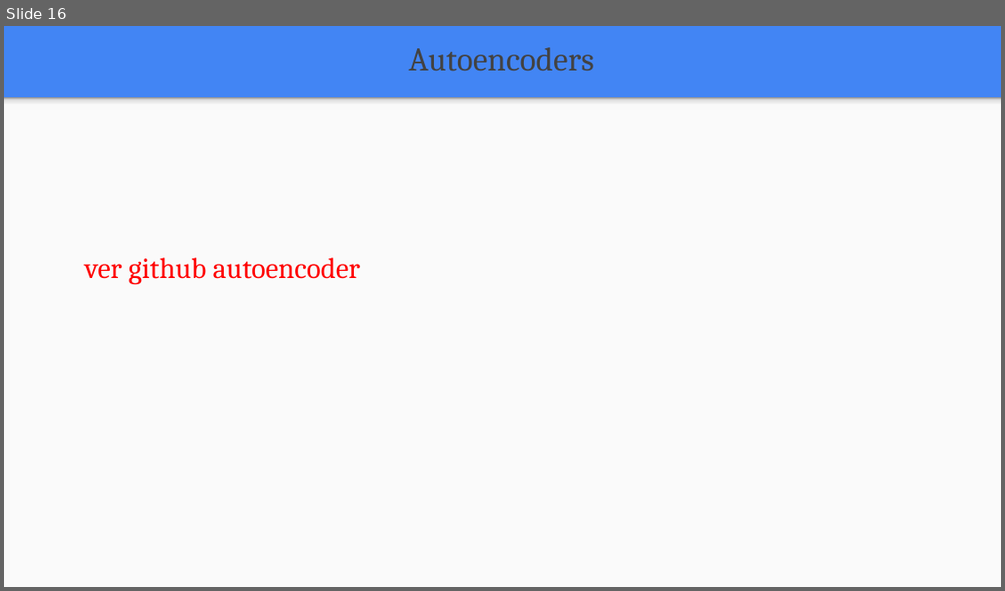
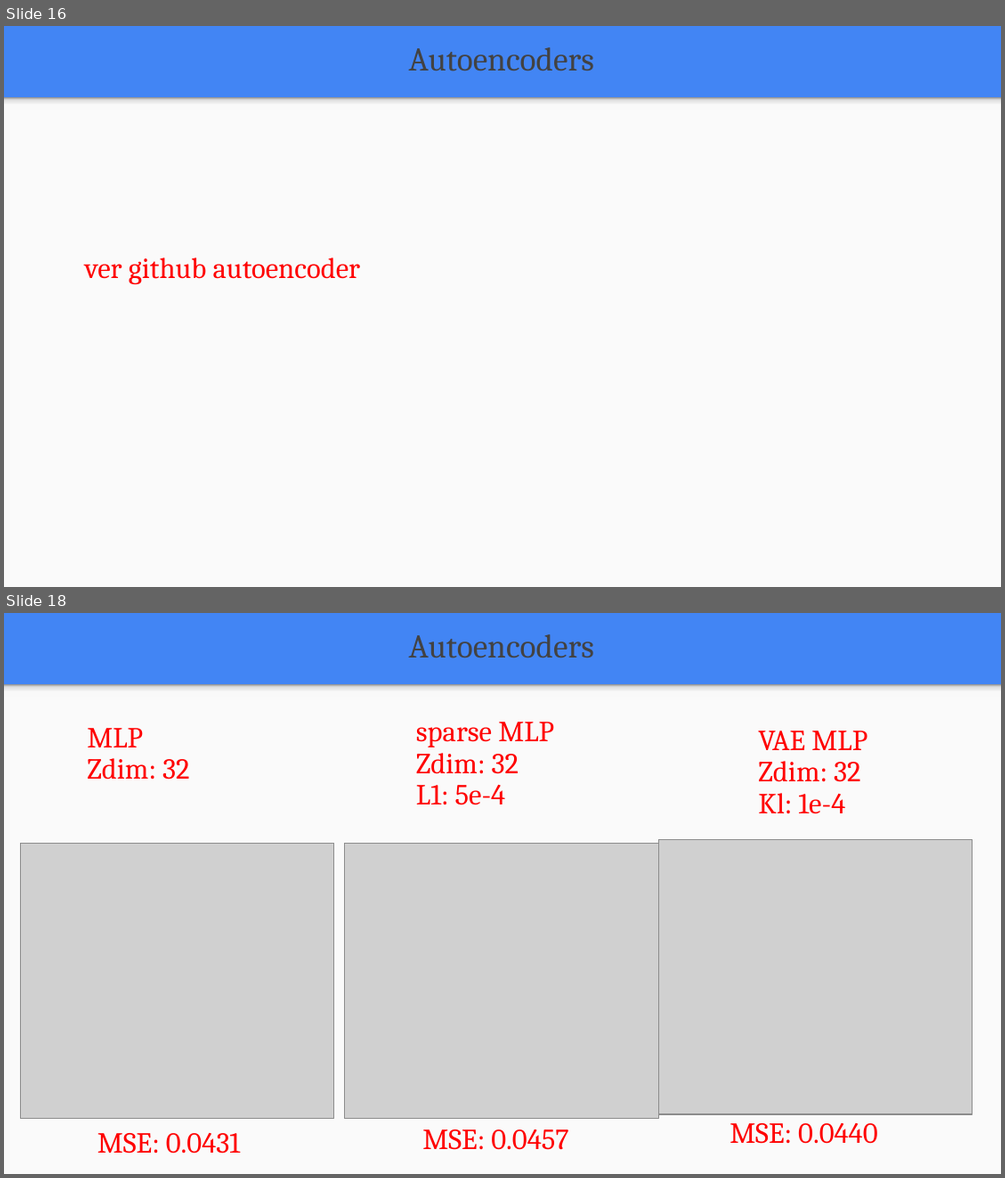
Before and after one commit to FIUBA-Posgrado-Inteligencia-Artificial/aprendizaje_profundo, a slide deck: clase_7/teoria/Clase_7.pptx. Shown one above the other, each under a label of ours: slide 16 before the commit, slides 16 and 18 after it; the slides between them are not shown. The pictures are 1005x591 and 1005x1178 pixels, drawn with LibreOffice and Linux fonts; fonts in the diff are those of the drawing; grey boxes stand for pictures. Boxes give left, top, right and bottom in pixels: in the first picture for what was removed or moved away, otherwise in the second. Text is boxed around its words. In the diff, an @@ line names an element or a change of style, - is before the commit and + after.

```diff
--- a/clase_7/teoria/Clase_7.pptx
+++ b/clase_7/teoria/Clase_7.pptx
@@ slide 18 added at (4, 613, 1001, 1174), background #4285F4; not listed: 2 template elements that a slide beside it also shows @@
@@ text added at (409, 634, 594, 658), 24 pt, text #424242 @@
+Autoencoders
@@ text added at (87, 728, 189, 779), 21 pt, text #FF0000 @@
+MLP
+Zdim: 32
@@ text added at (416, 722, 554, 805), 21 pt, text #FF0000 @@
+sparse MLP
+Zdim: 32
+L1: 5e-4
@@ text added at (758, 730, 867, 814), 21 pt, text #FF0000 @@
+VAE MLP
+Zdim: 32
+Kl: 1e-4
@@ picture added at (20, 844, 334, 1119) @@
@@ picture added at (344, 844, 658, 1119) @@
@@ picture added at (658, 839, 972, 1114) @@
@@ text added at (97, 1133, 240, 1153), 21 pt, text #FF0000 @@
+MSE: 0.0431
@@ text added at (422, 1129, 568, 1150), 21 pt, text #FF0000 @@
+MSE: 0.0457
@@ text added at (729, 1123, 878, 1143), 21 pt, text #FF0000 @@
+MSE: 0.0440
```
Also in this commit, not shown: 2 other slides added, 11 other files.
